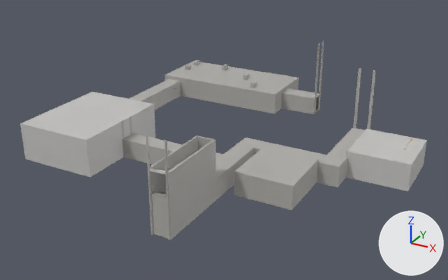
The glTF model assets/models/environment/area_d_lower.glb: old version first, new version second.
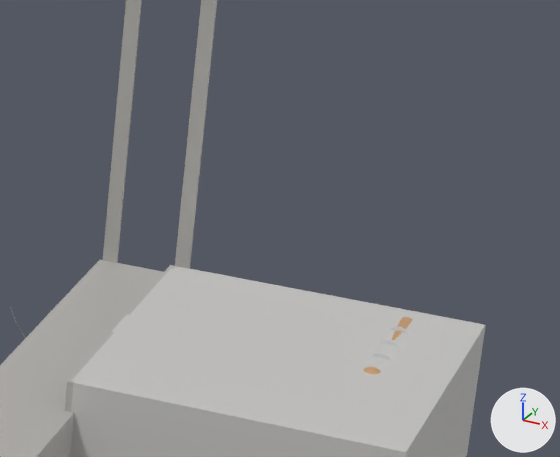
The first picture shows the older version from a 50 mm camera at (42.3, -8.7, 39.7) aimed at (-5.4, 78.2, -3.7). The close-ups show the older and then the newer version on the part from 74% to 99% of the width and 28% to 59% of the height of that picture. Only the edits that show in the close-ups are written down. Lighting does not change. The marker at lower right points along +X, +Y and +Z. Objects named as collision shapes, trigger or cutter boxes, shadow casters or lower levels of detail are left out. Where no turn or scale is listed for an object, it has been applied to the vertices. Vertices at exactly the same position are counted once.

Names of what the first close-up shows: 'area_d_lower_detail', 'area_d_lower_structure-col'.
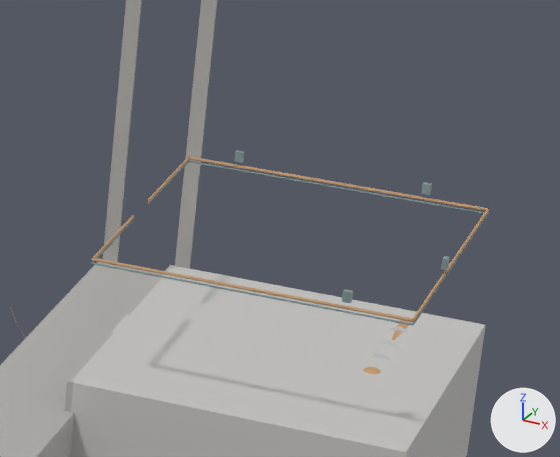
The change, as a list of edits to the scene's bpy script:
```text
Change me_area_d_lower_detail:
    used by ob_area_d_lower_detail; location = (-33.99, 69.0, -5.2)
    remove me_area_d_lower_detail.from_pydata(...)  # 23770 vertices, 45916 faces; spans x 0.0..60.0, y -18.7..42.9, z -1.1..9.0
    add me_area_d_lower_detail.from_pydata(...)  # 24832 vertices, 47556 faces; spans x 0.0..60.0, y -18.7..42.9, z -1.1..9.0
    me_area_d_lower_detail part 1: a new loose piece, a 6-sided cylinder along y spanning x 50.307..50.368, y 11.03..14.97, z 7.344..7.396, in mat_painted_metal (grey #7f9797)
    me_area_d_lower_detail part 2: a new loose piece, a 6-sided cylinder along y spanning x 50.307..50.368, y 16.63..20.97, z 7.344..7.396, in mat_painted_metal (grey #7f9797)
    me_area_d_lower_detail part 3: a new loose piece, a 6-sided cylinder along y spanning x 59.908..59.967, y 11.03..20.97, z 7.344..7.396, in mat_painted_metal (grey #7f9797)
    me_area_d_lower_detail part 4: a new loose piece, a box spanning x 59.83..59.99, y 14.87..15.13, z 7.68..8.02, in mat_painted_metal (grey #7f9797)
    me_area_d_lower_detail part 5: a new loose piece, a 6-sided cylinder along x spanning x 50.317..59.957, y 11.02..11.08, z 7.344..7.396, in mat_painted_metal (grey #7f9797)
    me_area_d_lower_detail part 6: a new loose piece, a box spanning x 57.86..58.12, y 11.0..11.16, z 7.68..8.02, in mat_painted_metal (grey #7f9797)
    me_area_d_lower_detail part 7: a new loose piece, a 6-sided cylinder along x spanning x 50.317..59.957, y 20.92..20.98, z 7.344..7.396, in mat_painted_metal (grey #7f9797)
    me_area_d_lower_detail part 8: a new loose piece, a box spanning x 51.86..52.12, y 20.84..21.0, z 7.68..8.02, in mat_painted_metal (grey #7f9797)
    me_area_d_lower_detail part 9: a new loose piece, a box spanning x 57.86..58.12, y 20.84..21.0, z 7.68..8.02, in mat_painted_metal (grey #7f9797)
    me_area_d_lower_detail part 10: 27 vertices moved within x 49.9, y 10.9..22.4, z 1.5..1.7; 338 vertices added at x 50.3..60.0, y 11.0..21.0, z -0.8..7.5
    other edits to the shape of me_area_d_lower_detail do not show in these pictures
    add me_area_d_lower_detail.materials.append(mat_concrete)  # light grey #c7c6c4
```

Pixel boxes (x1, y1, x2, y2) of what changed, in the close-ups (560 x 457 px):
'area_d_lower_detail', reshaped (mostly hidden)
    before: (10, 307, 413, 374)
    after: (10, 150, 490, 374)
part 1 of me_area_d_lower_detail, added
    after: (92, 220, 133, 263)
part 2 of me_area_d_lower_detail, added
    after: (147, 161, 189, 205)
part 3 of me_area_d_lower_detail, added
    after: (412, 213, 489, 326)
part 4 of me_area_d_lower_detail, added
    after: (441, 256, 450, 270)
part 5 of me_area_d_lower_detail, added
    after: (91, 262, 413, 325)
part 6 of me_area_d_lower_detail, added
    after: (342, 289, 353, 303)
part 7 of me_area_d_lower_detail, added
    after: (188, 160, 489, 215)
part 8 of me_area_d_lower_detail, added
    after: (234, 150, 245, 163)
part 9 of me_area_d_lower_detail, added
    after: (421, 182, 432, 195)
part 10 of me_area_d_lower_detail, built on (mostly hidden)
    after: (91, 156, 490, 322)
